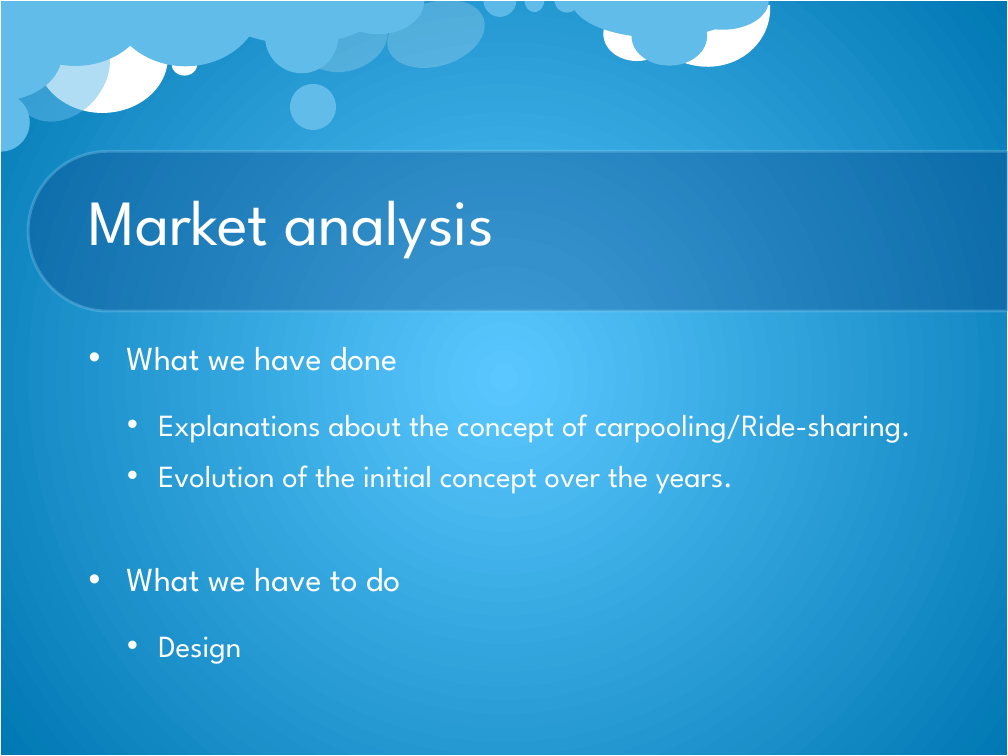
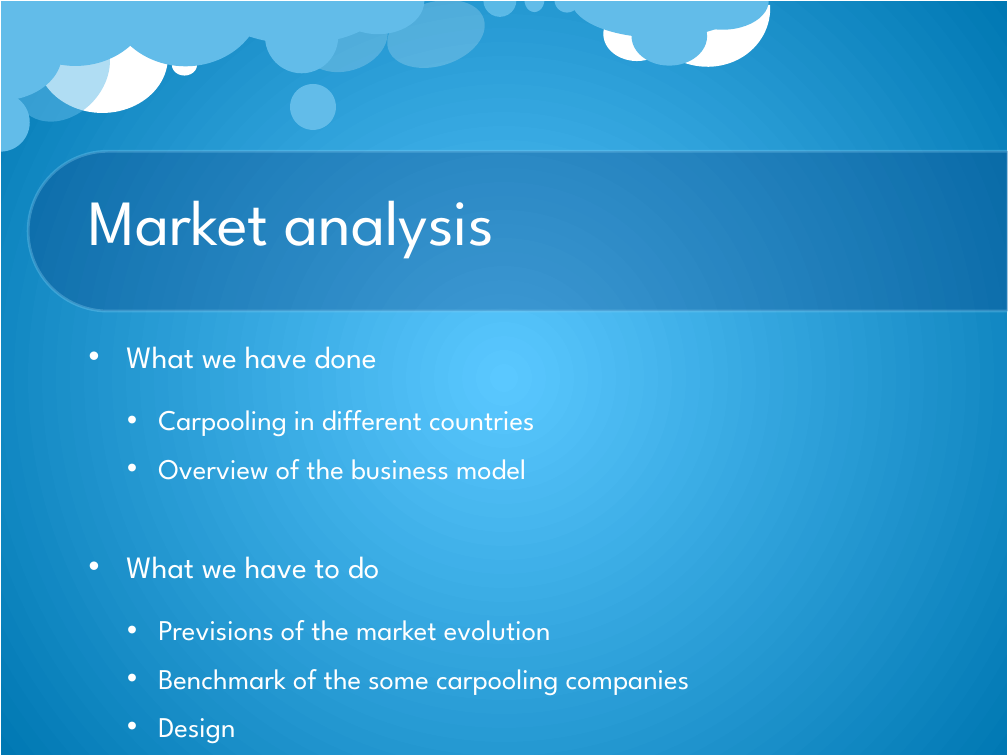
Before and after one commit to Massine/MyChe, a slide deck: slide 5 of Presentations/Presentation3_Progress.pptx. Drawn at 1008x756 pixels with LibreOffice and Linux fonts; fonts in the diff are those of the drawing; background and template pictures are left out. Boxes give left, top, right and bottom in pixels: in the first picture for what was removed or moved away, otherwise in the second. Text is boxed around its words. In the diff, an @@ line names an element or a change of style, - is before the commit and + after.

Commit message:
Presentation 3

```diff
--- a/Presentations/Presentation3_Progress.pptx
+++ b/Presentations/Presentation3_Progress.pptx
@@ text at [126, 346, 380, 579]: size 24 to 22.2 pt in "What we have done", "What we have to do"; size 22 to 20.4 pt in "Design" @@
@@ text at [158, 410, 535, 480]: text changed; size 22 to 20.4 pt @@
-  • Explanations about the concept of carpooling/Ride-sharing.
-  • Evolution of the initial concept over the years.
+  • Carpooling in different countries
+  • Overview of the business model
@@ text at [158, 620, 690, 696]: paragraphs added @@
+  • Previsions of the market evolution
+  • Benchmark of the some carpooling companies
```
Also in this commit, not shown: 1 other slide changed, 6 slides added.
